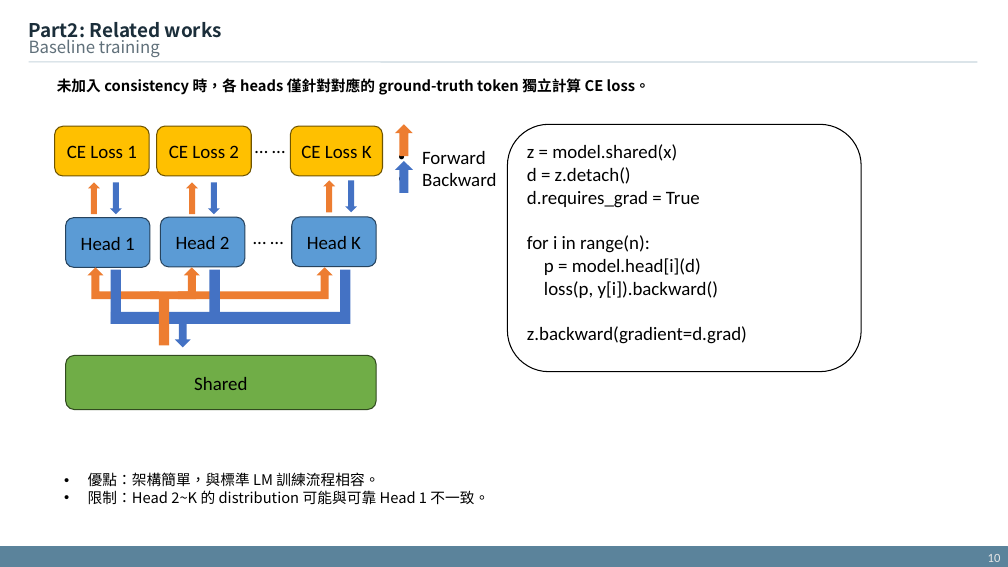
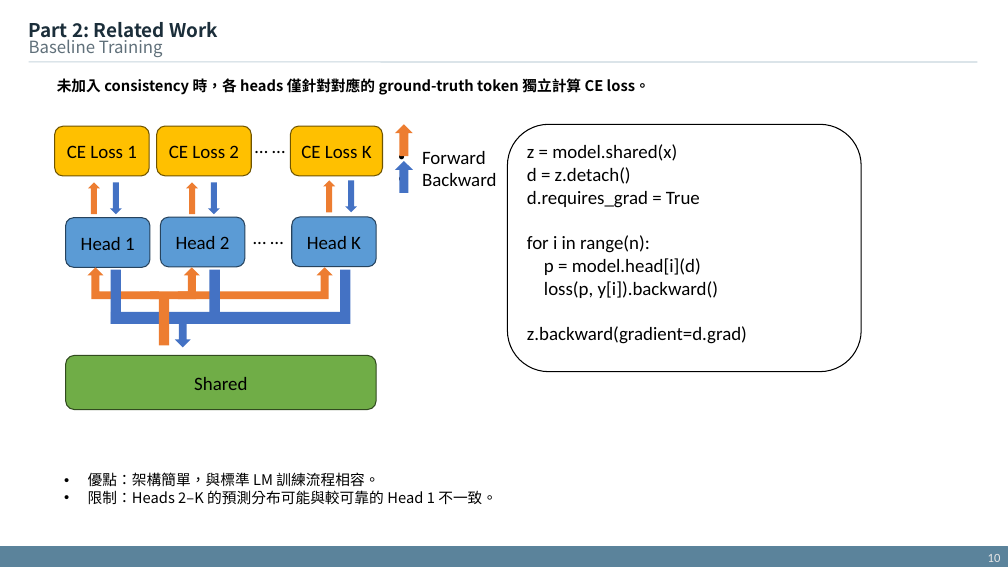
Before and after one commit to xdfg12456/llama-mtp, a slide deck: slide 10 of doc/mtp_with_consistency_method_v2.pptx. Drawn at 1008x567 pixels with LibreOffice and Linux fonts; fonts in the diff are those of the drawing. Boxes give left, top, right and bottom in pixels: in the first picture for what was removed or moved away, otherwise in the second. Text is boxed around its words. In the diff, an @@ line names an element or a change of style, - is before the commit and + after.

```diff
--- a/doc/mtp_with_consistency_method_v2.pptx
+++ b/doc/mtp_with_consistency_method_v2.pptx
@@ text at (29,22,218,42): text changed @@
-Part2: Related works
+Part 2: Related Work
@@ text at (29,36,163,57): text changed @@
-Baseline training
+Baseline Training
@@ text at (88,490,497,504): text changed @@
-• 限制：Head 2~K 的 distribution 可能與可靠 Head 1 不一致。
+• 限制：Heads 2–K 的預測分布可能與較可靠的 Head 1 不一致。
```
Also in this commit, not shown: 23 other slides changed.
